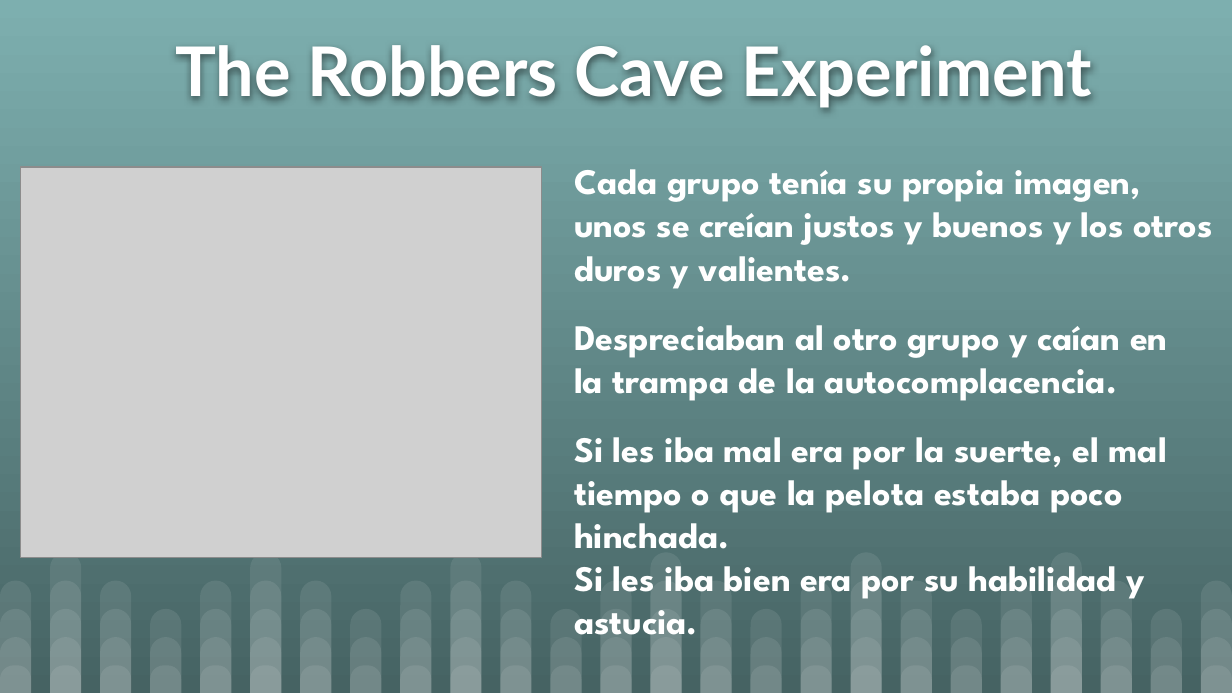
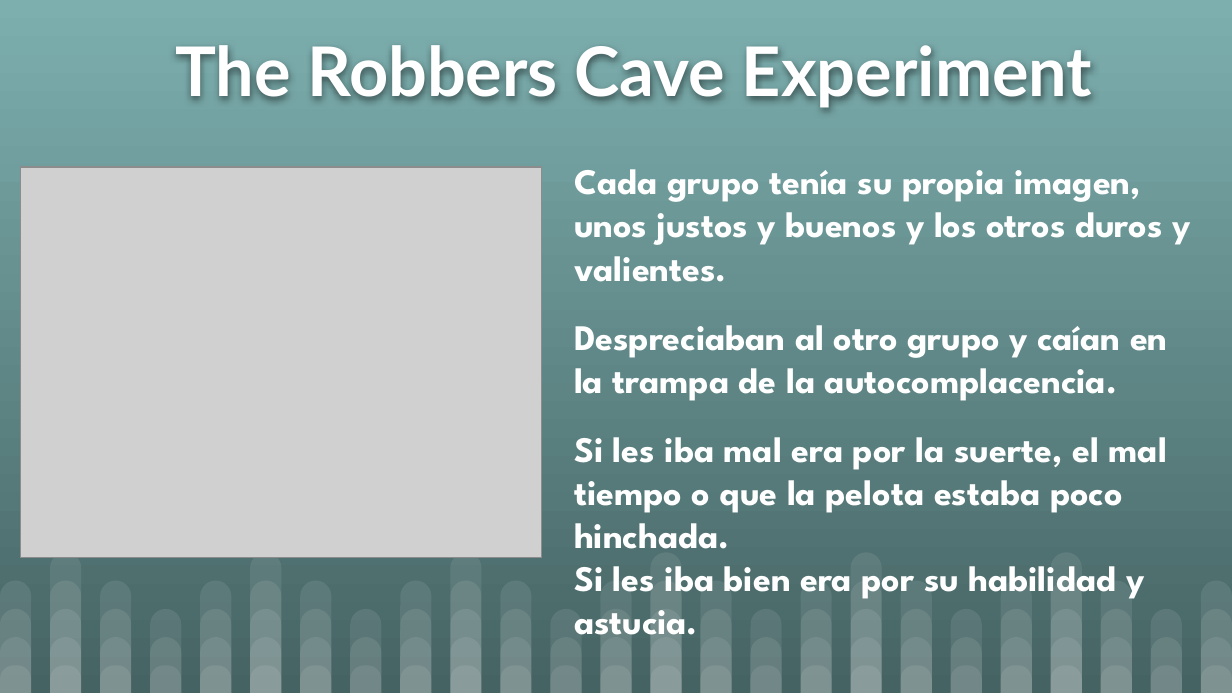
Before and after one commit to CGPerezAranda/Cognici-n-y-comunicaci-n-en-ingenier-a-del-software, a slide deck: slide 12 of Lectura para el 25_03/Grupos.pptx. Drawn at 1232x693 pixels with LibreOffice and Linux fonts; fonts in the diff are those of the drawing; grey boxes stand for pictures. Boxes give left, top, right and bottom in pixels: in the first picture for what was removed or moved away, otherwise in the second. Text is boxed around its words. In the diff, an @@ line names an element or a change of style, - is before the commit and + after.

```diff
--- a/Lectura para el 25_03/Grupos.pptx
+++ b/Lectura para el 25_03/Grupos.pptx
@@ text at bbox=[574, 169, 1190, 282]: text changed @@
-Cada grupo tenía su propia imagen, unos se creían justos y buenos y los otros duros y valientes.
+Cada grupo tenía su propia imagen, unos justos y buenos y los otros duros y valientes.
```
Also in this commit, not shown: 10 other slides changed, 19 other files.
